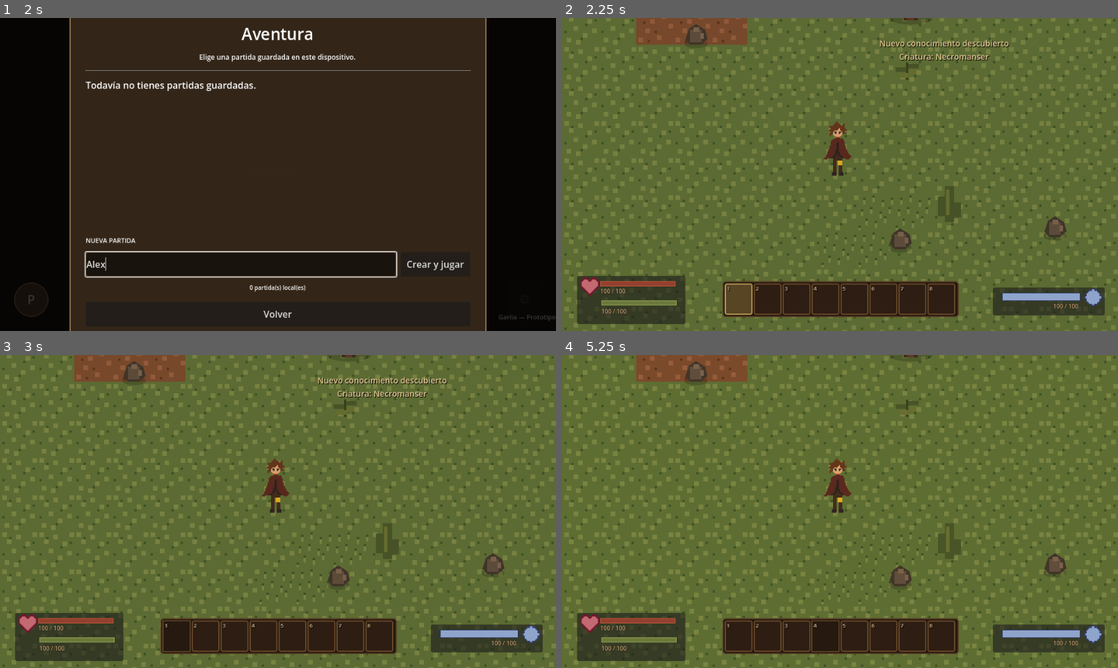
Above: before the commit, frames 1-4 (two rows, left to right).
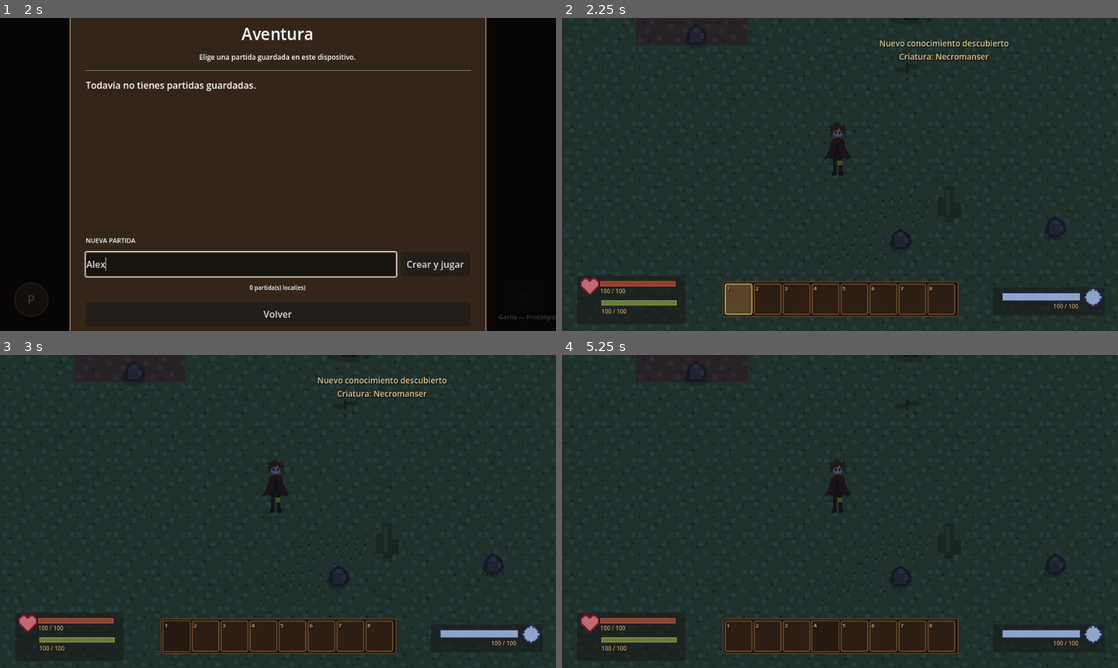
Above: after the commit, the same moments.

Repository: Franilover/Game
Game: Godot game, scene res://scenes/ui/start_menu.tscn
Two runs of this game, one before a commit and one after it. Both use one fixed random seed, a clock stepped at 60 frames per second and the inputs below.
Inputs (mouse positions are in pixels of both pictures, inside the frame that each line leads up to):
- Up to frame 1 (2 s): click "Aventura" at 0.5 s; click (239, 265) at 1.27 s; type "Alex" at 1.35 s
- Up to frame 2 (2.25 s): click "Crear y jugar" at 2 s
- Up to frame 3 (3 s): click "1" at 2.75 s
- Up to frame 4 (5.25 s): click "2" at 3.5 s; click "3" at 4.25 s; click "4" at 5 s

Frame 1 is identical in both runs. In frame 2, 93% of the frame differs, in the area x 0-100%, y 0-100%; in frame 3, 93%; in frame 4, 94%.

Commit message:
Construir calendario canonico y reloj estacional del mundo

Diff:
--- a/scripts/world/world_atmosphere.gd
+++ b/scripts/world/world_atmosphere.gd
@@ -2,70 +2,404 @@
 
 class_name WorldAtmosphere
 
-## Ciclo ambiental local: modifica la iluminación del mundo y muestra
-## la hora junto al bioma/ecosistema/hábitat donde está el jugador.
+## Reloj del mundo y ciclo de iluminación.
+## El calendario y sus duraciones provienen de Supabase a través de WorldData.
+## La velocidad de simulación (minutos reales por día del mundo) es una
+## configuración del runtime, no un dato canónico del calendario.
 
 @export_range(2.0, 60.0, 1.0) var minutos_por_dia: float = 12.0
 @export_range(0.0, 1.0, 0.01) var hora_inicial: float = 0.28
 
-var hora_del_dia: float = 0.28
+signal dia_cambiado(dia_del_anio: int, anio: int)
+signal estacion_cambiada(estacion: Dictionary)
+
+var hora_del_dia: float = 0.0
+var dia_del_anio: int = 0
+var anio: int = 0
+
+var horas_por_dia: float = 24.0
+var dias_por_anio: int = 0
+var estaciones: Array = []
+var estacion_actual: Dictionary = {}
+
+var _calendario_cargado: bool = false
+var _estado_guardado_pendiente: Dictionary = {}
+
 var _modulacion: CanvasModulate
-var _world_generator: Node
 
 
 func _ready() -> void:
-	hora_del_dia = clampf(hora_inicial, 0.0, 1.0)
 	_modulacion = CanvasModulate.new()
 	_modulacion.name = "DayNightModulation"
 	get_tree().current_scene.add_child.call_deferred(_modulacion)
 
-	_world_generator = get_parent()
+	if not WorldData.mundo_listo.is_connected(
+		_al_mundo_listo
+	):
+		WorldData.mundo_listo.connect(
+			_al_mundo_listo
+		)
+
+	if not WorldData.mundo_actualizado.is_connected(
+		_al_mundo_actualizado
+	):
+		WorldData.mundo_actualizado.connect(
+			_al_mundo_actualizado
+		)
+
+	_intentar_cargar_calendario()
 	_actualizar_iluminacion()
 
 
 func _process(delta: float) -> void:
-	var duracion := maxf(minutos_por_dia * 60.0, 1.0)
-	hora_del_dia = fposmod(hora_del_dia + delta / duracion, 1.0)
+	if not _calendario_cargado:
+		return
+
+	var duracion_real_segundos := maxf(
+		minutos_por_dia * 60.0,
+		0.001
+	)
+
+	var incremento_horas := (
+		delta * horas_por_dia
+		/ duracion_real_segundos
+	)
+
+	hora_del_dia += incremento_horas
+
+	while hora_del_dia >= horas_por_dia:
+		hora_del_dia -= horas_por_dia
+		_avanzar_dia()
+
 	_actualizar_iluminacion()
+
+
+func _al_mundo_listo() -> void:
+	_intentar_cargar_calendario()
+
+
+func _al_mundo_actualizado() -> void:
+	_intentar_cargar_calendario()
+
+
+func _intentar_cargar_calendario() -> void:
+	if not WorldData.esta_cargado():
+		return
+
+	var calendario := WorldData.obtener_calendario()
+	if calendario.is_empty():
+		return
+
+	var config_variant: Variant = calendario.get(
+		"config",
+		{}
+	)
+
+	var estaciones_variant: Variant = calendario.get(
+		"estaciones",
+		[]
+	)
+
+	if not config_variant is Dictionary:
+		return
+
+	if not estaciones_variant is Array:
+		return
+
+	var config := config_variant as Dictionary
+	var nuevas_estaciones := estaciones_variant as Array
+
+	if nuevas_estaciones.is_empty():
+		return
+
+	var nuevas_horas_por_dia := maxf(
+		float(config.get("horas_por_dia", 0)),
+		0.0
+	)
+
+	if nuevas_horas_por_dia <= 0.0:
+		return
+
+	var nuevas_dias_por_anio := int(
+		calendario.get(
+			"dias_por_anio",
+			0
+		)
+	)
+
+	if nuevas_dias_por_anio <= 0:
+		nuevas_dias_por_anio = 0
+		for estacion_variant in nuevas_estaciones:
+			if not estacion_variant is Dictionary:
+				continue
+			nuevas_dias_por_anio += maxi(
+				int(
+					(estacion_variant as Dictionary).get(
+						"duracion_dias",
+						0
+					)
+				),
+				0
+			)
+
+	if nuevas_dias_por_anio <= 0:
+		return
+
+	var era_cargado := _calendario_cargado
+
+	horas_por_dia = nuevas_horas_por_dia
+	dias_por_anio = nuevas_dias_por_anio
+	estaciones = nuevas_estaciones.duplicate(true)
+
+	if not era_cargado:
+		anio = int(
+			config.get(
+				"anio_inicio",
+				0
+			)
+		)
+		hora_del_dia = clampf(
+			hora_inicial,
+			0.0,
+			1.0
+		) * horas_por_dia
+		dia_del_anio = 0
+
+		_calendario_cargado = true
+		_actualizar_estacion()
+
+		if not _estado_guardado_pendiente.is_empty():
+			_aplicar_estado_guardado(
+				_estado_guardado_pendiente
+			)
+			_estado_guardado_pendiente.clear()
+	else:
+		_calendario_cargado = true
+		_dia_del_anio_normalizado()
+		_actualizar_estacion()
+
+
+func _dia_del_anio_normalizado() -> void:
+	if dias_por_anio <= 0:
+		dia_del_anio = 0
+		return
+
+	while dia_del_anio >= dias_por_anio:
+		dia_del_anio -= dias_por_anio
+	while dia_del_anio < 0:
+		dia_del_anio += dias_por_anio
+
+
+func _avanzar_dia() -> void:
+	dia_del_anio += 1
+
+	if dia_del_anio >= dias_por_anio:
+		dia_del_anio = 0
+		anio += 1
+
+	var estacion_anterior_id := str(
+		estacion_actual.get(
+			"id",
+			""
+		)
+	)
+
+	_actualizar_estacion()
+
+	dia_cambiado.emit(
+		dia_del_anio,
+		anio
+	)
+
+	var estacion_nueva_id := str(
+		estacion_actual.get(
+			"id",
+			""
+		)
+	)
+
+	if estacion_nueva_id != estacion_anterior_id:
+		estacion_cambiada.emit(
+			estacion_actual.duplicate(true)
+		)
+
+
+func _actualizar_estacion() -> void:
+	estacion_actual = {}
+	if estaciones.is_empty():
+		return
+
+	var inicio_dia := 0
+
+	for estacion_variant in estaciones:
+		if not estacion_variant is Dictionary:
+			continue
+
+		var estacion := (
+			estacion_variant as Dictionary
+		)
+		var duracion := maxi(
+			int(
+				estacion.get(
+					"duracion_dias",
+					0
+				)
+			),
+			0
+		)
+
+		if duracion <= 0:
+			continue
+
+		if dia_del_anio < inicio_dia + duracion:
+			estacion_actual = estacion.duplicate(true)
+			estacion_actual["dia_de_estacion"] = (
+			 dia_del_anio - inicio_dia + 1
+		)
+		return
+
+		inicio_dia += duracion
 
 
 func _actualizar_iluminacion() -> void:
 	if _modulacion == null or not is_instance_valid(_modulacion):
 		return
-	# Amanecer y atardecer suaves; mediodía claro y noche azulada.
+
+	var dia_normalizado := hora_del_dia / maxf(
+		horas_por_dia,
+		1.0
+	)
+
 	var luz: Color
-	if hora_del_dia < 0.20:
+	if dia_normalizado < 0.20:
 		luz = Color(0.28, 0.32, 0.52)
-	elif hora_del_dia < 0.30:
-		luz = Color(0.28, 0.32, 0.52).lerp(Color(1.0, 0.79, 0.62), (hora_del_dia - 0.20) / 0.10)
-	elif hora_del_dia < 0.72:
+	elif dia_normalizado < 0.30:
+		luz = Color(0.28, 0.32, 0.52).lerp(
+			Color(1.0, 0.79, 0.62),
+			(dia_normalizado - 0.20) / 0.10
+		)
+	elif dia_normalizado < 0.72:
 		luz = Color(1.0, 0.97, 0.88)
-	elif hora_del_dia < 0.82:
-		luz = Color(1.0, 0.97, 0.88).lerp(Color(0.65, 0.42, 0.48), (hora_del_dia - 0.72) / 0.10)
+	elif dia_normalizado < 0.82:
+		luz = Color(1.0, 0.97, 0.88).lerp(
+			Color(0.65, 0.42, 0.48),
+			(dia_normalizado - 0.72) / 0.10
+		)
 	else:
 		luz = Color(0.28, 0.32, 0.52)
+
 	_modulacion.color = luz
 
 
 func _obtener_periodo() -> String:
-	if hora_del_dia < 0.20 or hora_del_dia >= 0.82:
+	var dia_normalizado := hora_del_dia / maxf(
+		horas_por_dia,
+		1.0
+	)
+
+	if dia_normalizado < 0.20 or dia_normalizado >= 0.82:
 		return "Noche"
-	if hora_del_dia < 0.30:
+	if dia_normalizado < 0.30:
 		return "Amanecer"
-	if hora_del_dia < 0.72:
+	if dia_normalizado < 0.72:
 		return "Día"
 	return "Atardecer"
 
 
 func _obtener_hora_texto() -> String:
-	var minutos_totales := int(floor(hora_del_dia * 24.0 * 60.0))
-	var horas := int(floor(float(minutos_totales) / 60.0))
+	var minutos_totales := int(floor(
+		hora_del_dia * 60.0
+	))
+	var horas := int(floor(
+		float(minutos_totales) / 60.0
+	))
 	var minutos := minutos_totales % 60
-	return "%02d:%02d" % [horas, minutos]
+
+	return "%02d:%02d" % [
+		horas,
+		minutos
+	]
 
 
 func obtener_tiempo() -> Dictionary:
+	var estacion := estacion_actual.duplicate(true)
 	return {
 		"hora": _obtener_hora_texto(),
-		"periodo": _obtener_periodo()
+		"periodo": _obtener_periodo(),
+		"dia": dia_del_anio + 1,
+		"anio": anio,
+		"hora_del_dia": hora_del_dia,
+		"horas_por_dia": horas_por_dia,
+		"dia_de_estacion": int(
+			estacion.get(
+				"dia_de_estacion",
+				0
+			)
+		),
+		"duracion_estacion_dias": int(
+			estacion.get(
+				"duracion_dias",
+				0
+			)
+		),
+		"estacion": str(
+			estacion.get(
+				"nombre",
+				"—"
+			)
+		),
+		"calendario_cargado": _calendario_cargado
 	}
+
+
+func obtener_estado_guardado() -> Dictionary:
+	return {
+		"hora_del_dia": hora_del_dia,
+		"dia_del_anio": dia_del_anio,
+		"anio": anio
+	}
+
+
+func establecer_estado_guardado(
+	estado: Dictionary
+) -> void:
+	if not _calendario_cargado:
+		_estado_guardado_pendiente = estado.duplicate(true)
+		return
+
+	_aplicar_estado_guardado(
+		estado
+	)
+
+
+func _aplicar_estado_guardado(
+	estado: Dictionary
+) -> void:
+	hora_del_dia = clampf(
+		float(
+			estado.get(
+				"hora_del_dia",
+				hora_del_dia
+			)
+		),
+		0.0,
+		horas_por_dia
+	)
+
+	dia_del_anio = int(
+		estado.get(
+			"dia_del_anio",
+			dia_del_anio
+		)
+	)
+
+	anio = int(
+		estado.get(
+			"anio",
+			anio
+		)
+	)
+
+	_dia_del_anio_normalizado()
+	_actualizar_estacion()
+	_actualizar_iluminacion()
